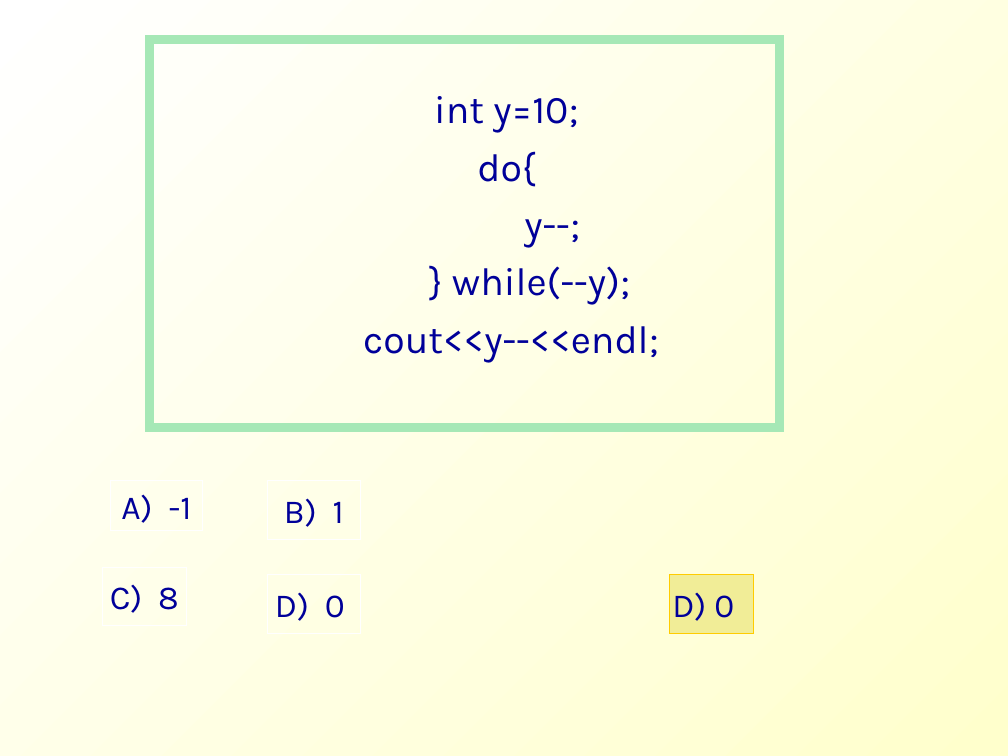
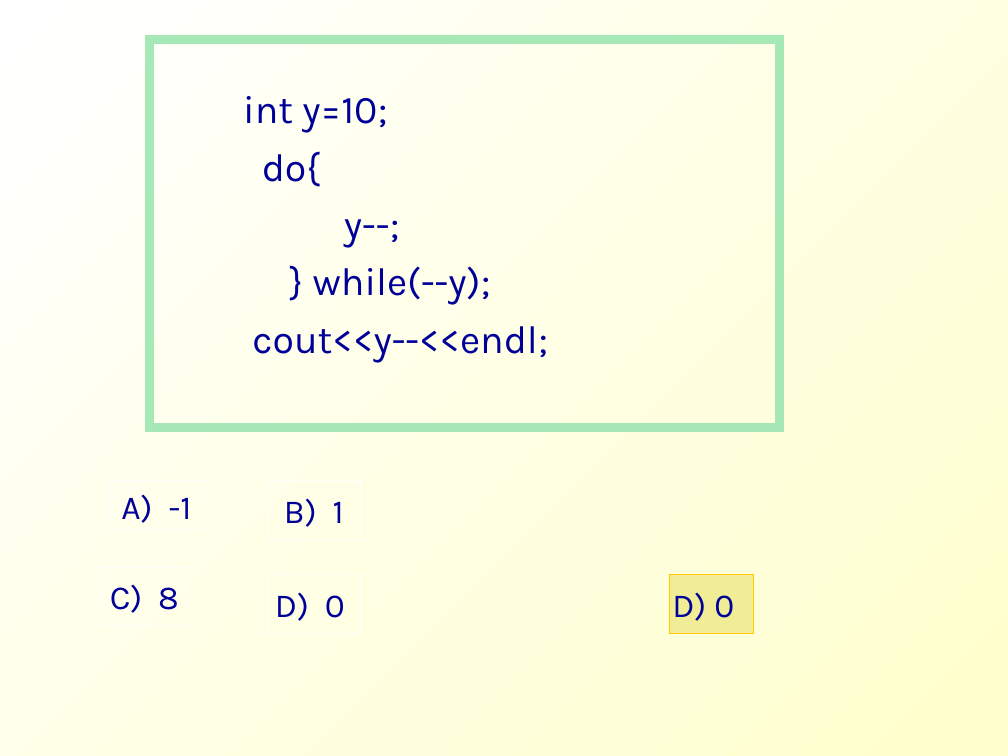
Before and after one commit to Changhe160/Changhe160.github.io, a slide deck: slide 26 of teachingRes/Cplusplus/unit02控制结构.ppt. Drawn at 1008x756 pixels with LibreOffice and Linux fonts; fonts in the diff are those of the drawing. Boxes give left, top, right and bottom in pixels: in the first picture for what was removed or moved away, otherwise in the second. Text is boxed around its words. In the diff, an @@ line names an element or a change of style, - is before the commit and + after.

```diff
--- a/teachingRes/Cplusplus/unit02控制结构.ppt
+++ b/teachingRes/Cplusplus/unit02控制结构.ppt
@@ rectangle "int y=10;" at [149, 39, 779, 427]: alignment centre to left @@
```
Also in this commit, not shown: 22 other slides changed.
